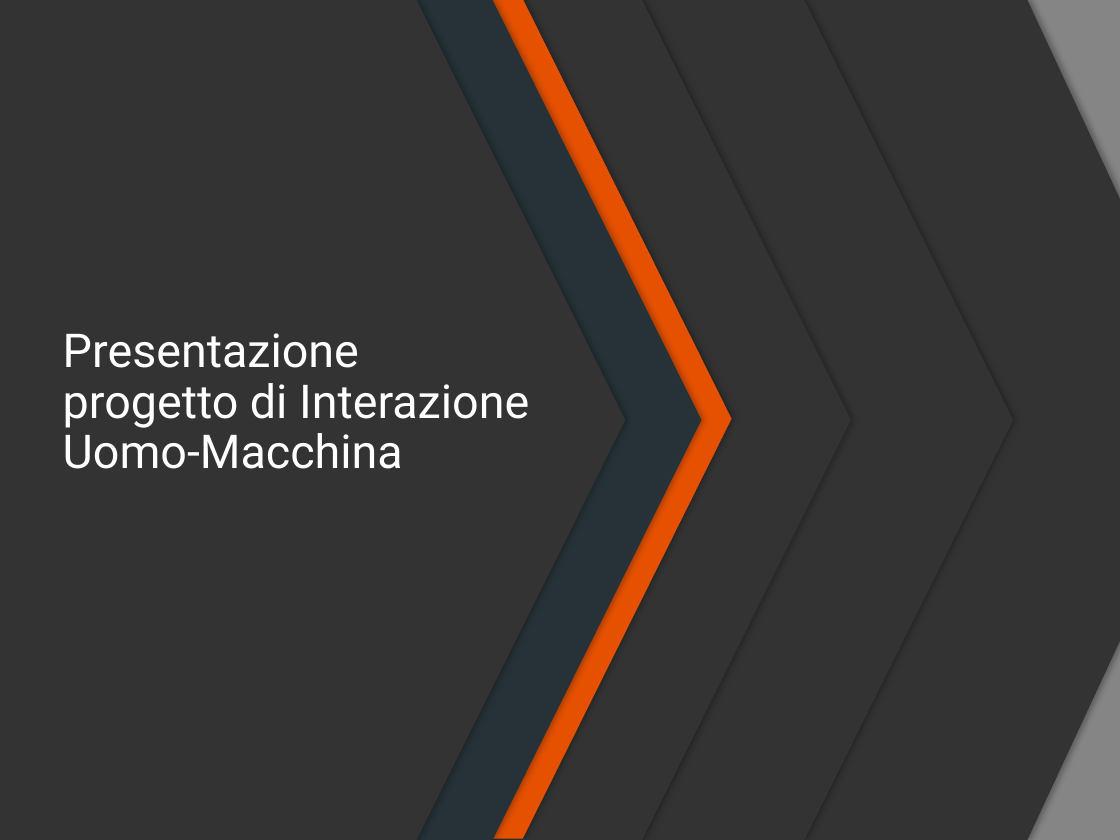
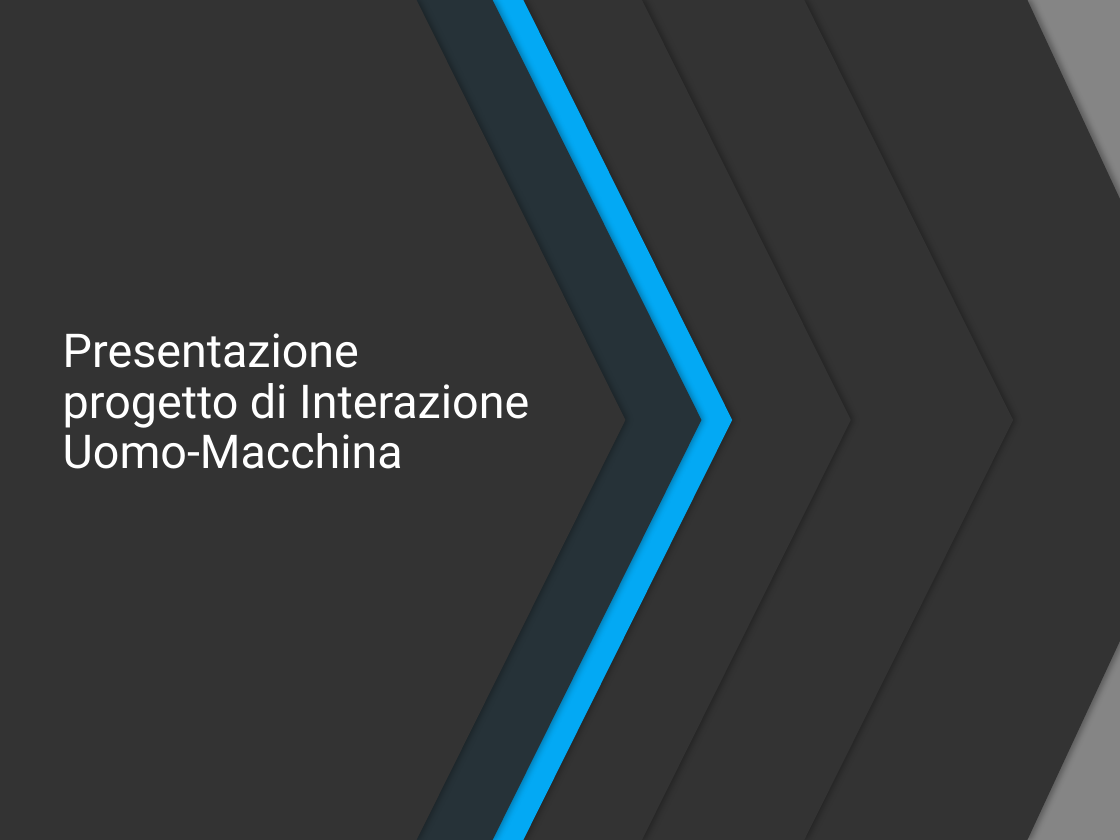
Before and after one commit to espositoandrea/ReportIUM, a slide deck: slide 1 of Presentazione/Presentazione IUM.pptx. Drawn at 1120x840 pixels with LibreOffice and Linux fonts; fonts in the diff are those of the drawing. Boxes give left, top, right and bottom in pixels: in the first picture for what was removed or moved away, otherwise in the second. Text is boxed around its words. In the diff, an @@ line names an element or a change of style, - is before the commit and + after.

```diff
--- a/Presentazione/Presentazione IUM.pptx
+++ b/Presentazione/Presentazione IUM.pptx
@@ pentagon arrow at <box>106,0,731,840</box>: fill #E55100 to #03A9F4 @@
```
Also in this commit, not shown: 14 other slides changed.
